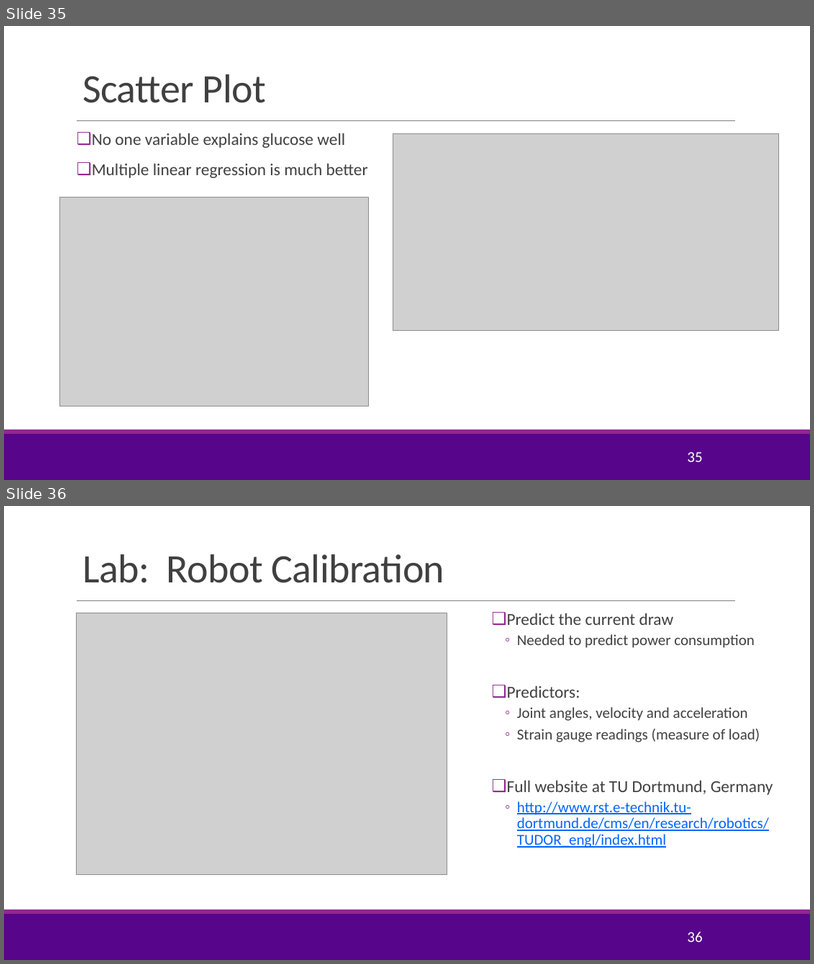
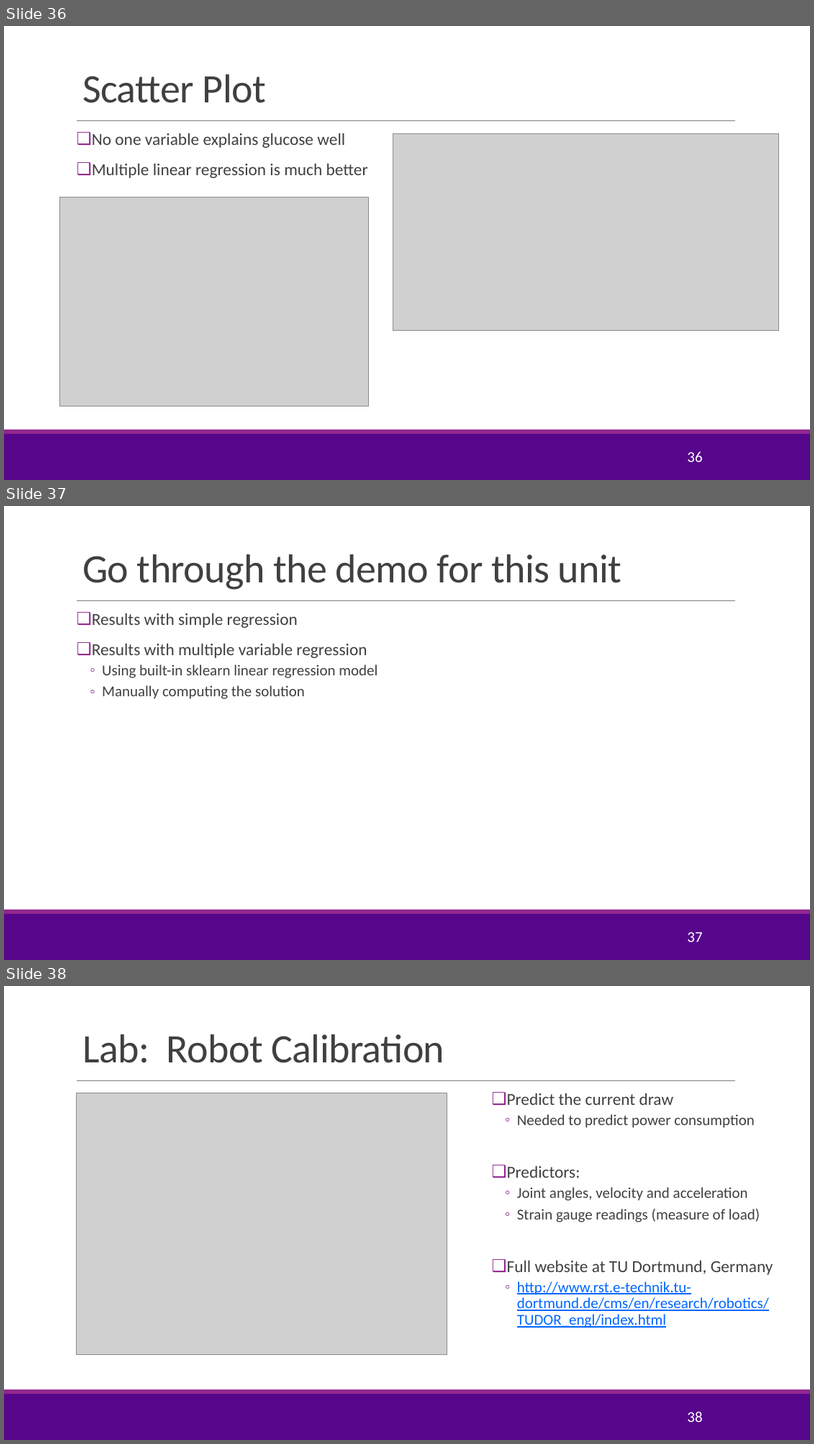
Before and after one commit to joshzzl/introml, a slide deck: lectures/Lect03_MultLinRegression.pptx. Shown one above the other, each under a label of ours: slides 35 and 36 before the commit, slides 36, 37 and 38 after it. The pictures are 814x964 and 814x1444 pixels, drawn with LibreOffice and Linux fonts; fonts in the diff are those of the drawing; grey boxes stand for pictures; background and template pictures are left out. Boxes give left, top, right and bottom in pixels: in the first picture for what was removed or moved away, otherwise in the second. Text is boxed around its words. In the diff, an @@ line names an element or a change of style, - is before the commit and + after.

Commit message:
Changed the way the solution using covariance matrices is presented. Introduced the mean removal approach. Modified the slides on extension of linear regression slightly. Fixed some notations and typos.

```diff
--- a/lectures/Lect03_MultLinRegression.pptx
+++ b/lectures/Lect03_MultLinRegression.pptx
@@ slide 37 added at (4, 506, 810, 960), background #FFFFFF; not listed: 3 template elements that a slide beside it also shows @@
@@ title added at (82, 554, 622, 590), 48 pt, text #404040 @@
+Go through the demo for this unit
@@ text added at (92, 613, 378, 699), 18 pt, text #404040 @@
+❑ Results with simple regression
+❑ Results with multiple variable regression
+  ◦ Using built-in sklearn linear regression model
+  ◦ Manually computing the solution
@@ page number added at (687, 932, 702, 942), 18 pt, text #FFFFFF @@
+37
@@ what was slide 35 is now slide 36 @@
@@ page number at (687, 451, 702, 462): text changed @@
-35
+36
@@ what was slide 36 is now slide 38 @@
@@ page number at (687, 1411, 702, 1422): text changed @@
-36
+38
```
Also in this commit, not shown: 8 slides changed, 2 other slides added.
